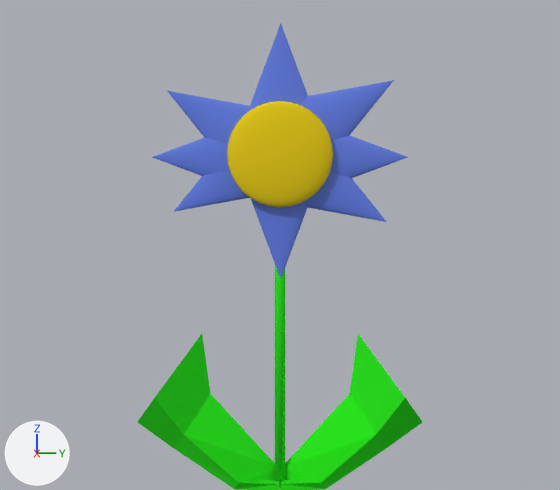
What one commit did to the Blender file Project Miles/Assets/Models/New Folder/Flower.blend.
Camera for both pictures: the file's camera 'Camera'. Arrows for +X, +Y and +Z are at lower left; the lights stay in place. Both versions are drawn at frame 40 of the action 'Cone.001Action'; the numbers are the values there.

The older version as bpy lines, for what is in view:
```python
me_circle = bpy.data.meshes.new('Circle')
me_circle.from_pydata(...)  # a 32-sided cylinder along z spanning x -1.0..1.0, y -1.0..1.0, z 0.0..73.3
me_circle.polygons.foreach_set('use_smooth', [True] * 34)
me_circle.materials.append(mat_green)  # green #1be700
me_cone_001 = bpy.data.meshes.new('Cone.001')
me_cone_001.from_pydata(...)  # 746 vertices, 776 faces; spans x -1.54..0.98, y -2.54..2.38, z -2.45..2.46
# faces by material slot: [264, 512]
me_cone_001.materials.append(mat_blue)  # blue #637fe7
me_cone_001.materials.append(mat_yellow)  # yellow #e7cb00
me_cube_001 = bpy.data.meshes.new('Cube.001')
me_cube_001.from_pydata(...)  # 16 vertices, 14 faces; spans x -7.1..5.7, y 0.0..16.3, z -0.7..17.2
me_cube_001.materials.append(mat_green)  # green #1be700
ob_circle = bpy.data.objects.new('Circle', me_circle)
ob_circle.location = (-0.08, 0.0, 0.0)
ob_circle.scale = (0.103, 0.103, 0.103)
ob_cone_001 = bpy.data.objects.new('Cone.001', me_cone_001)
ob_cone_001.location = (0.22, 0.0, 6.4)
ob_cone_001.rotation_euler = (-1.571, 0.0, 0.0)  # degrees (-90, 0, 0)
ob_cone_001.scale = (0.233, 1.0, 1.0)
ob_cube = bpy.data.objects.new('Cube', me_cube_001)
ob_cube.location = (0.0, 0.0, 0.1)
ob_cube.scale = (0.164, 0.164, 0.164)
_m = ob_cube.modifiers.new('Mirror', 'MIRROR')
_m.use_axis = (False, True, False)
```
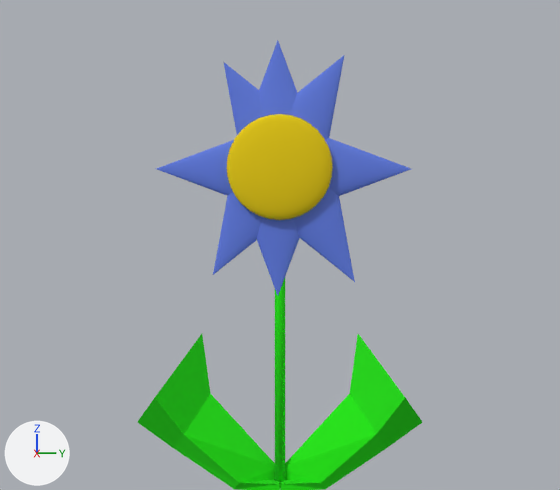
Location of each change, (x1, y1, x2, y2) in pixels of the pictures (560 x 490 px):
'Cone.001', moved, turned
    before: (152, 23, 408, 279)
    after: (157, 41, 411, 296)

Diff of the bpy script that builds the scene:
```diff
--- a/Project Miles/Assets/Models/New Folder/Flower.blend.py
+++ b/Project Miles/Assets/Models/New Folder/Flower.blend.py
@@ ob_cone_001 @@
 ob_cone_001 = bpy.data.objects.new('Cone.001', me_cone_001)
-ob_cone_001.location = (0.22, 0.0, 6.4)
-ob_cone_001.rotation_euler = (-1.571, 0.0, 0.0)  # degrees (-90, 0, 0)
+ob_cone_001.location = (0.22, 0.0, 6.15)
+ob_cone_001.rotation_euler = (-3.142, 0.0, 0.0)  # degrees (-180, 0, 0)
 ob_cone_001.scale = (0.233, 1.0, 1.0)
```
